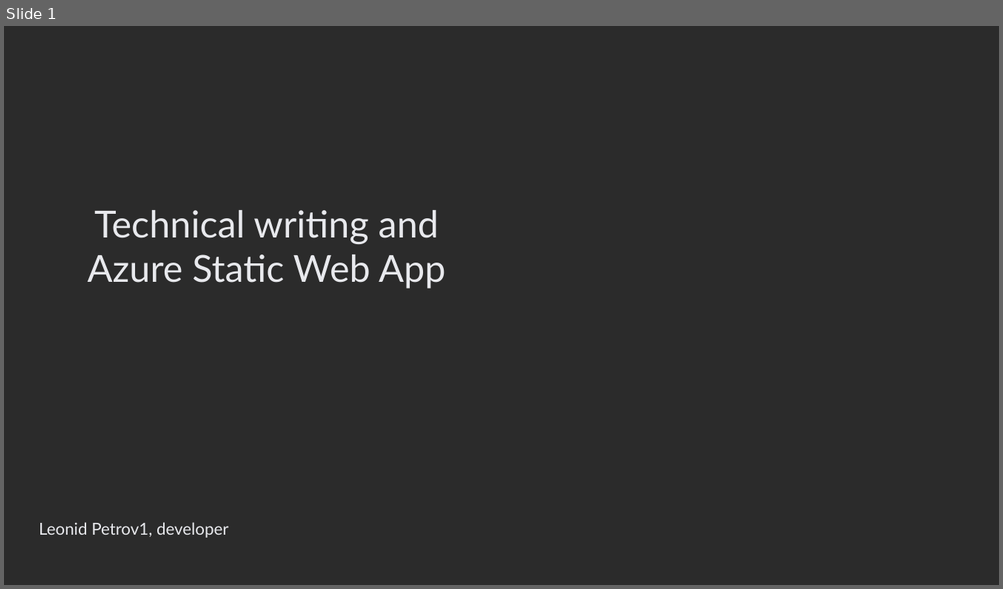
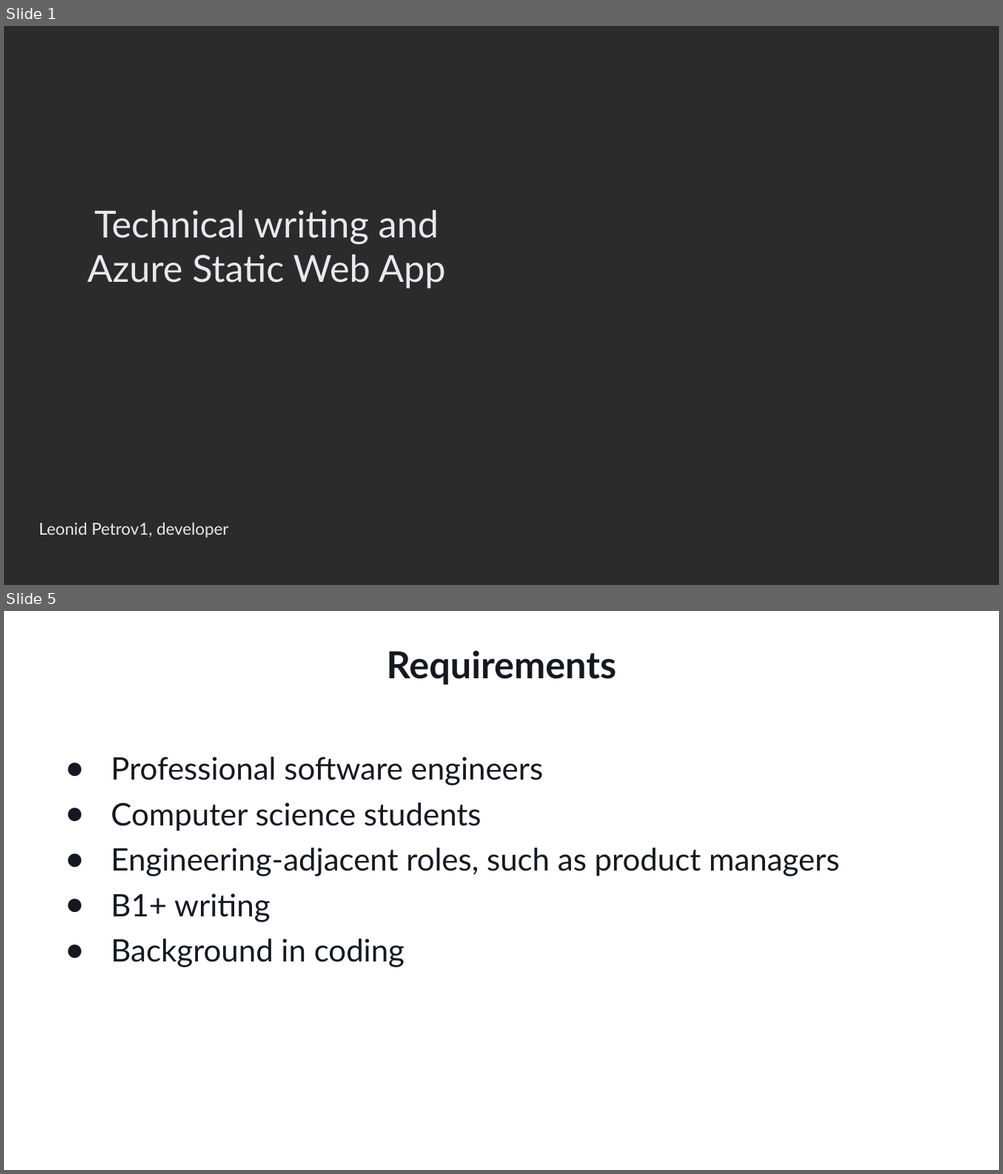
Before and after one commit to Ungerfall/ungerfall.github.io, a slide deck: presentation/tech-writing/tech-writing-azure-static-web-apps.pptx. Shown one above the other, each under a label of ours: slide 1 before the commit, slides 1 and 5 after it; the slides between them are not shown. The pictures are 1003x589 and 1003x1174 pixels, drawn with LibreOffice and Linux fonts; fonts in the diff are those of the drawing; background and template pictures are left out; a plain dark background stands for a picture behind light text. Boxes give left, top, right and bottom in pixels: in the first picture for what was removed or moved away, otherwise in the second. Text is boxed around its words. In the diff, an @@ line names an element or a change of style, - is before the commit and + after.

Commit message:
Add overview and requirements

```diff
--- a/presentation/tech-writing/tech-writing-azure-static-web-apps.pptx
+++ b/presentation/tech-writing/tech-writing-azure-static-web-apps.pptx
@@ slide 5 added at (4,611,999,1170), background #FFFFFF @@
@@ title added at (387,650,616,685), 36 pt, text #161821, bold @@
+Requirements
@@ text added at (111,757,839,968), 30 pt, text #161821 @@
+● Professional software engineers
+● Computer science students
+● Engineering-adjacent roles, such as product managers
+● B1+ writing
+● Background in coding
```
Also in this commit, not shown: 4 slides changed, 3 other slides added, 1 slide removed.
